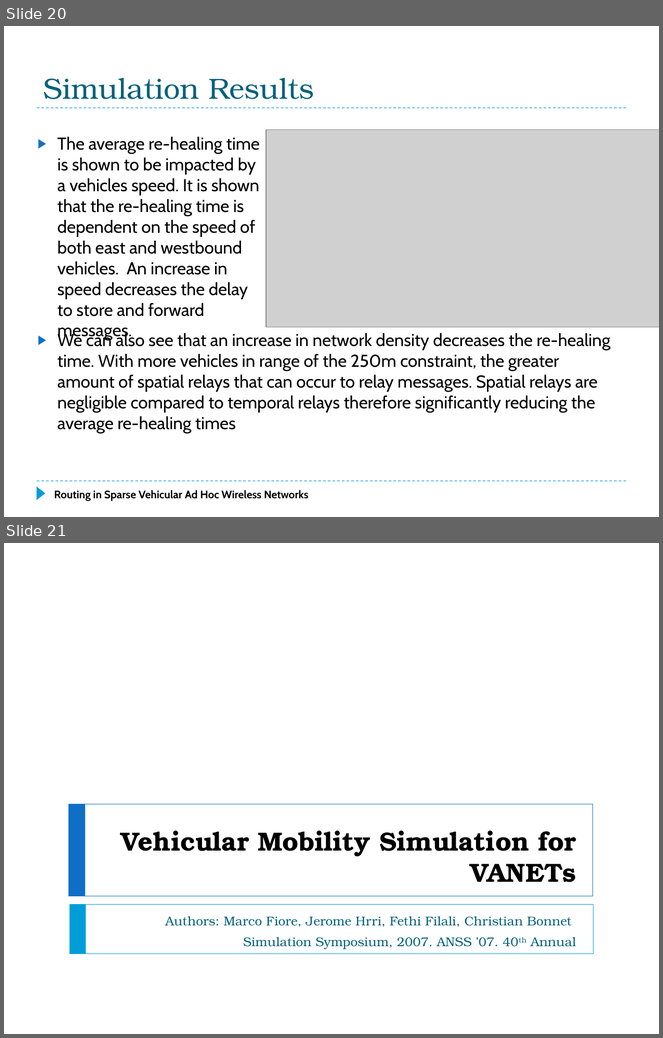
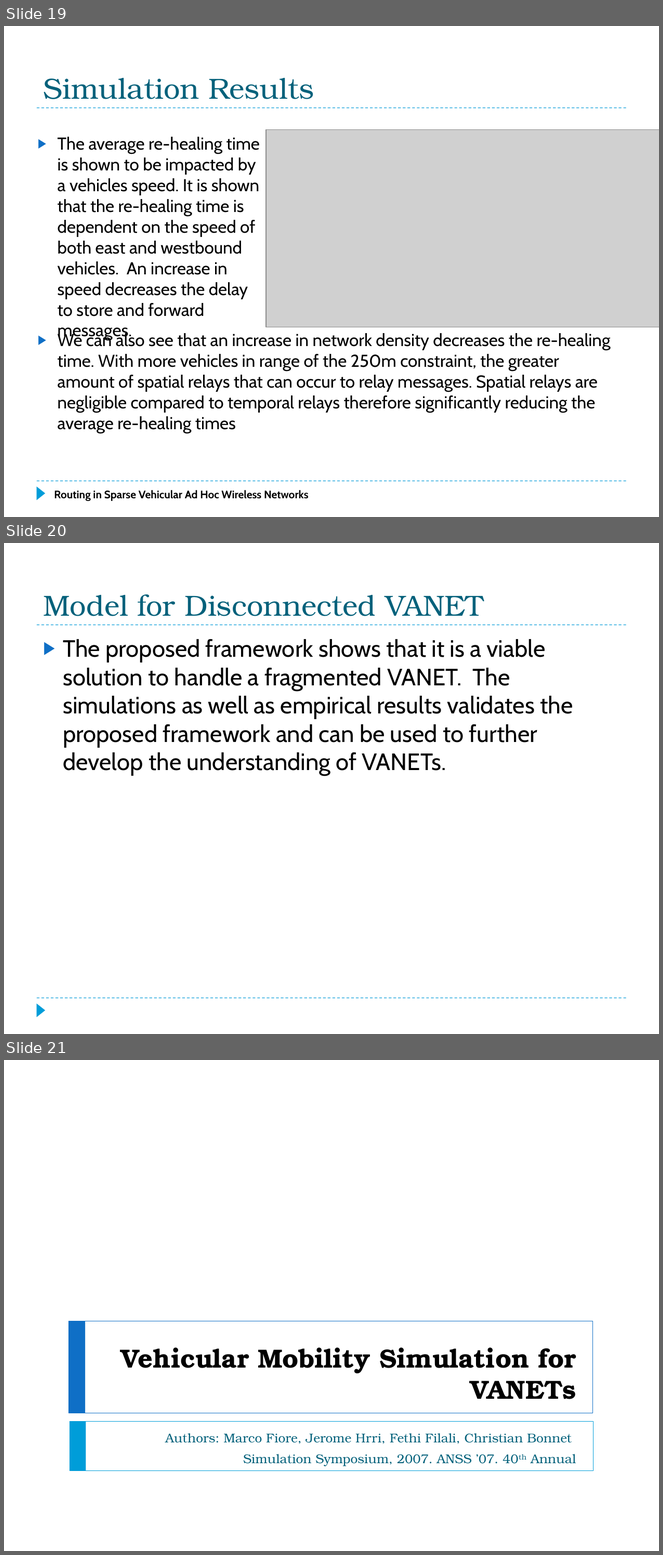
Before and after one commit to f33losopher/EEMaster_VANET, a slide deck: VANET_Felix.pptx. Shown one above the other, each under a label of ours: slides 20 and 21 before the commit, slides 19, 20 and 21 after it. The pictures are 663x1038 and 663x1555 pixels, drawn with LibreOffice and Linux fonts; fonts in the diff are those of the drawing; grey boxes stand for pictures. Boxes give left, top, right and bottom in pixels: in the first picture for what was removed or moved away, otherwise in the second. Text is boxed around its words. In the diff, an @@ line names an element or a change of style, - is before the commit and + after.

```diff
--- a/VANET_Felix.pptx
+++ b/VANET_Felix.pptx
@@ slide 20 added at <box>4,543,659,1034</box>, background #FFFFFF; not listed: 3 template elements that a slide beside it also shows @@
@@ title added at <box>43,594,483,616</box>, 32 pt, text #04617B @@
+Model for Disconnected VANET
@@ text added at <box>63,639,573,776</box>, 26 pt, text #000000 @@
+▶ The proposed framework shows that it is a viable solution to handle a fragmented VANET. The simulations as well as empirical results validates the proposed framework and can be used to further develop the understanding of VANETs.
@@ what was slide 20 is now slide 19 @@
```
Also in this commit, not shown: 7 slides changed, 1 other slide added, 3 slides removed, 1 other file.
